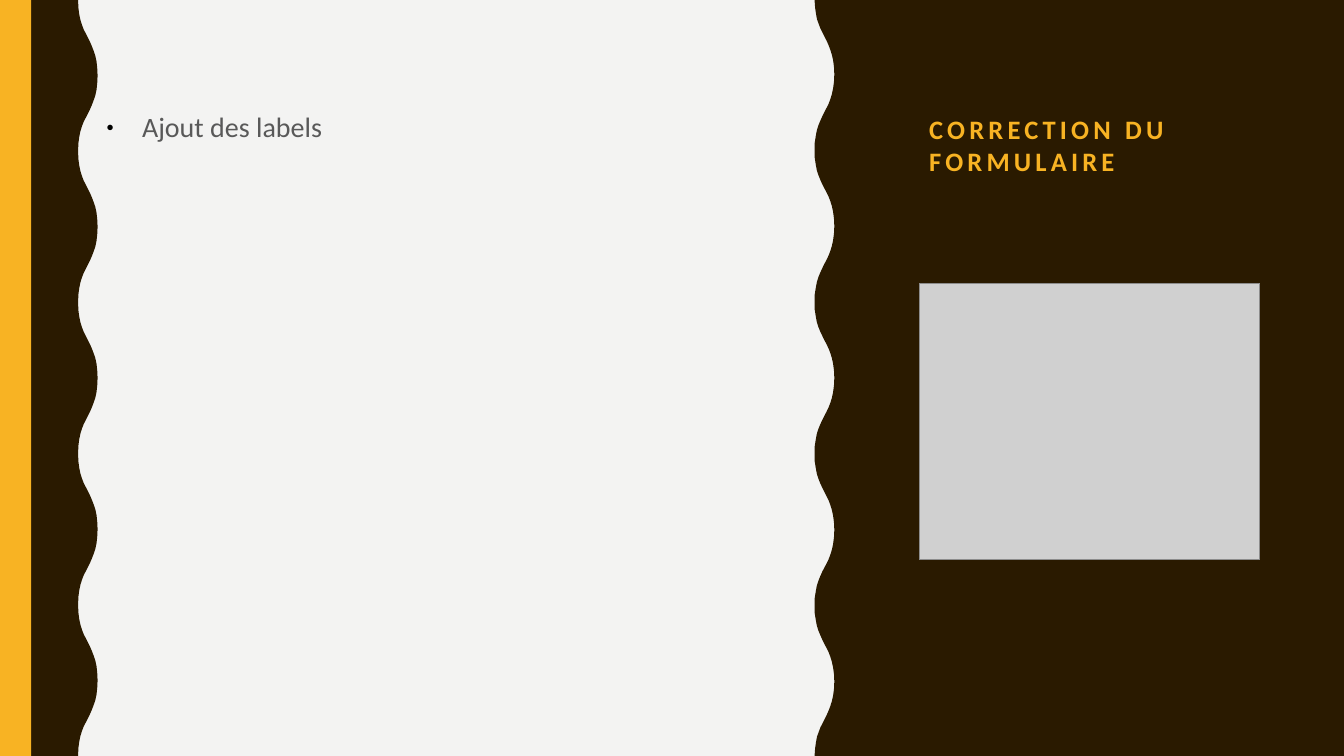
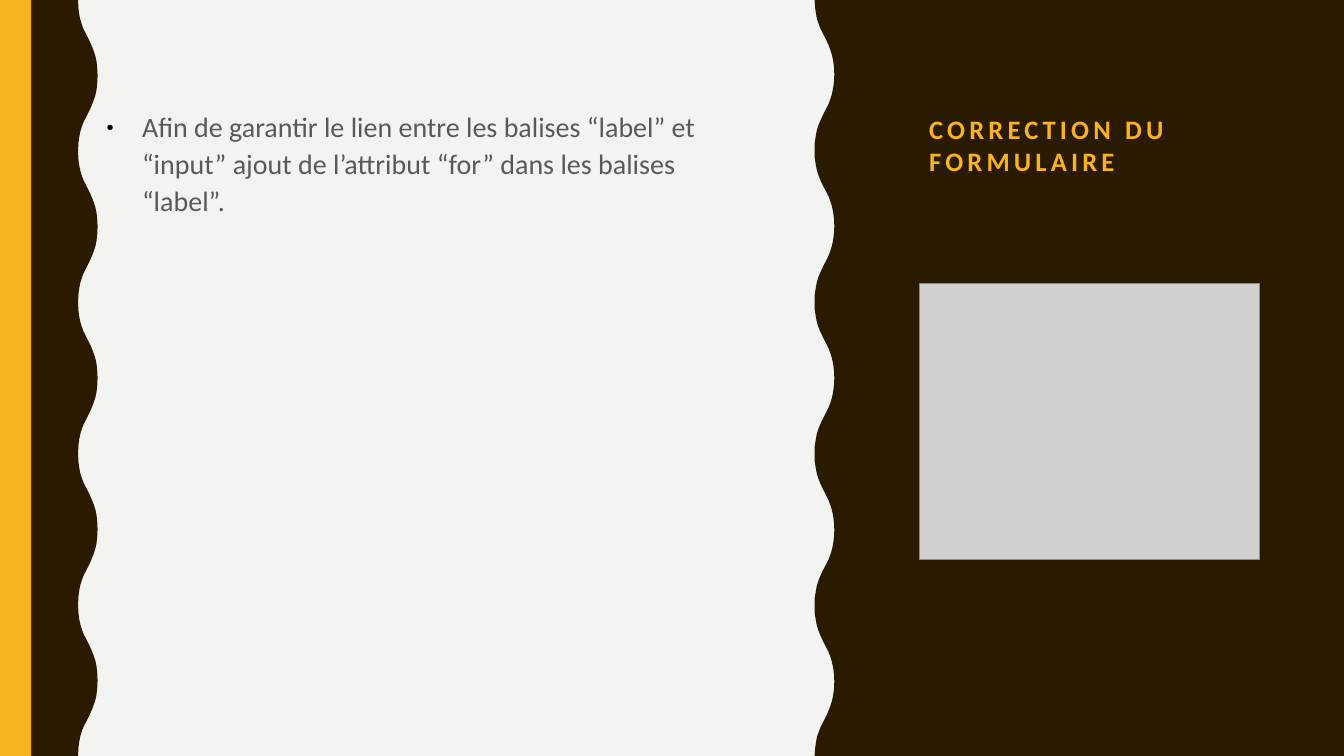
Before and after one commit to Fibre44/DENISNicolas_4_09112021, a slide deck: slide 15 of Soutenance/Soutenance.odp (slide 16 before the commit). Drawn at 1344x756 pixels with LibreOffice and Linux fonts; fonts in the diff are those of the drawing; grey boxes stand for pictures. Boxes give left, top, right and bottom in pixels: in the first picture for what was removed or moved away, otherwise in the second. Text is boxed around its words. In the diff, an @@ line names an element or a change of style, - is before the commit and + after.

Commit message:
Correction lien contact

```diff
--- a/Soutenance/Soutenance.odp
+++ b/Soutenance/Soutenance.odp
@@ text at [142, 117, 695, 211]: text changed @@
-● Ajout des labels
+● Afin de garantir le lien entre les balises “label” et “input” ajout de l’attribut “for” dans les balises “label”.
```
Also in this commit, not shown: 3 other slides changed, 3 slides added, 2 slides removed, 2 other files.
